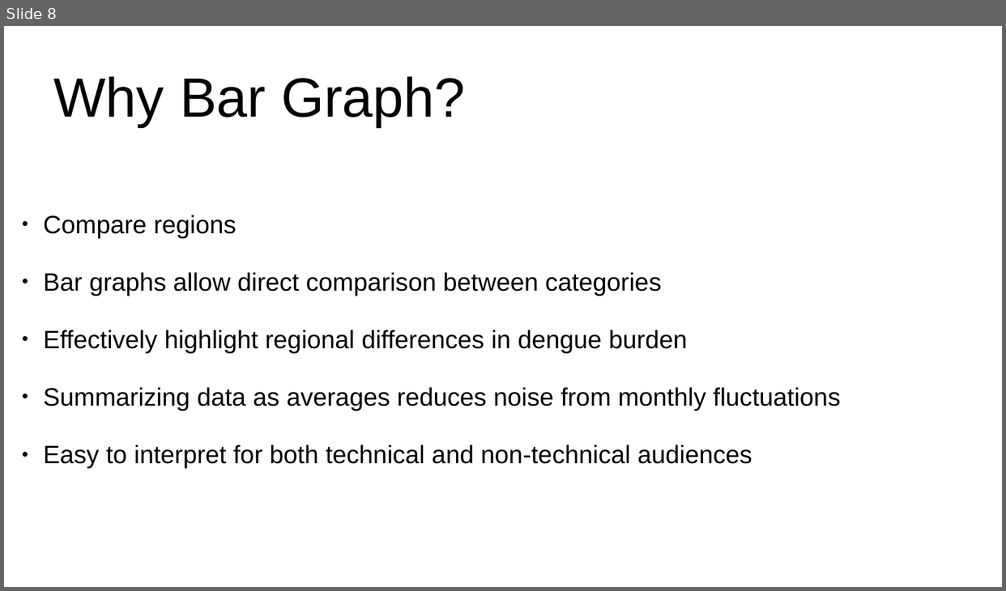
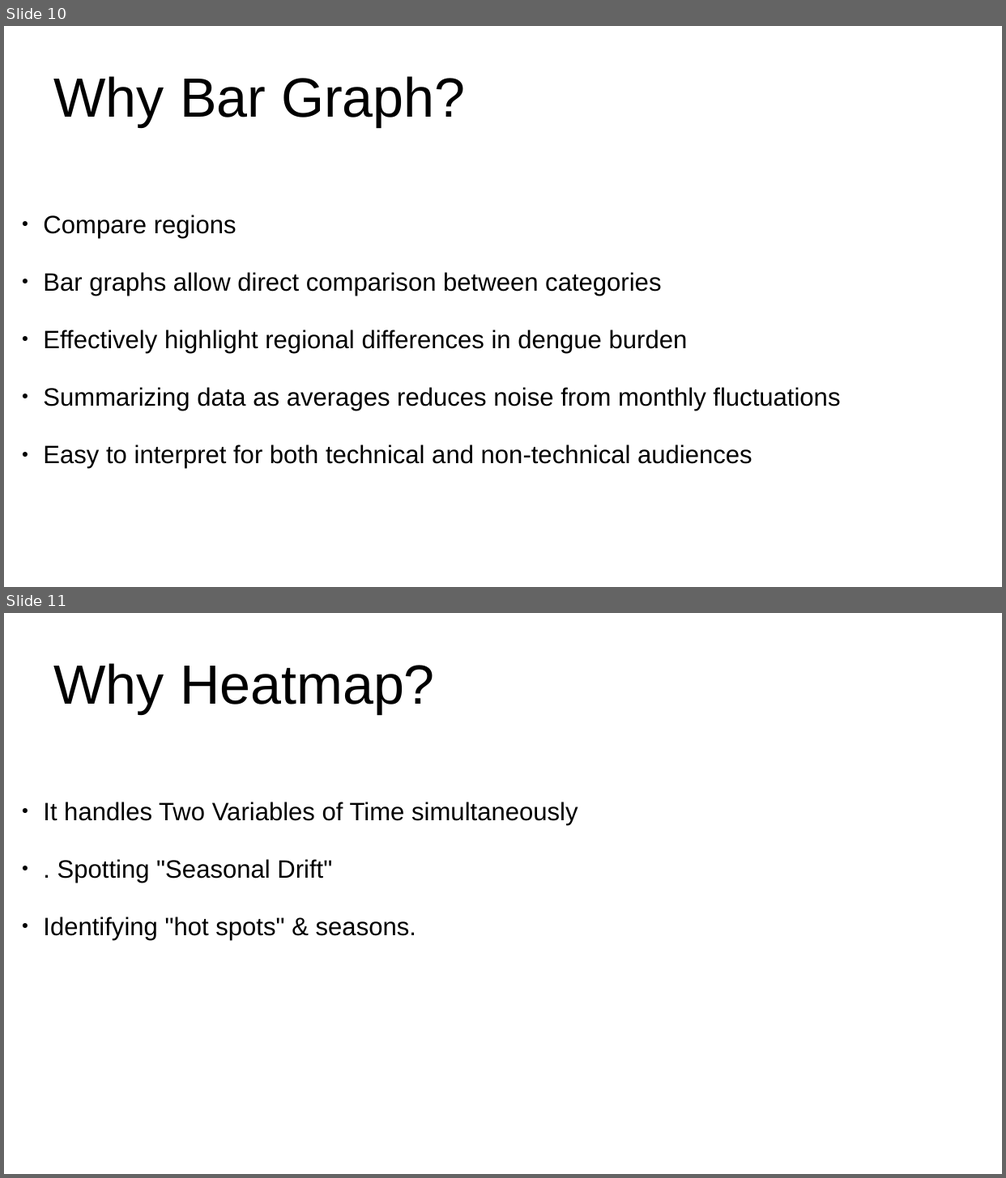
Before and after one commit to BSDSA-ISU/Visualization, a slide deck: Untitled 1.odp. Shown one above the other, each under a label of ours: slide 8 before the commit, slides 10 and 11 after it. The pictures are 1006x591 and 1006x1178 pixels, drawn with LibreOffice and Linux fonts; fonts in the diff are those of the drawing. Boxes give left, top, right and bottom in pixels: in the first picture for what was removed or moved away, otherwise in the second. Text is boxed around its words. In the diff, an @@ line names an element or a change of style, - is before the commit and + after.

```diff
--- a/Untitled 1.odp
+++ b/Untitled 1.odp
@@ slide 11 added at box(4, 613, 1002, 1174), background #FFFFFF @@
@@ title added at box(54, 663, 435, 714), 44 pt, text #000000 @@
+Why Heatmap?
@@ text added at box(43, 802, 577, 940), 20 pt, text #000000 @@
+● It handles Two Variables of Time simultaneously
+● . Spotting "Seasonal Drift"
+● Identifying "hot spots" & seasons.
@@ what was slide 8 is now slide 10 @@
```
Also in this commit, not shown: 4 slides changed, 3 other slides added, 20 other files.
